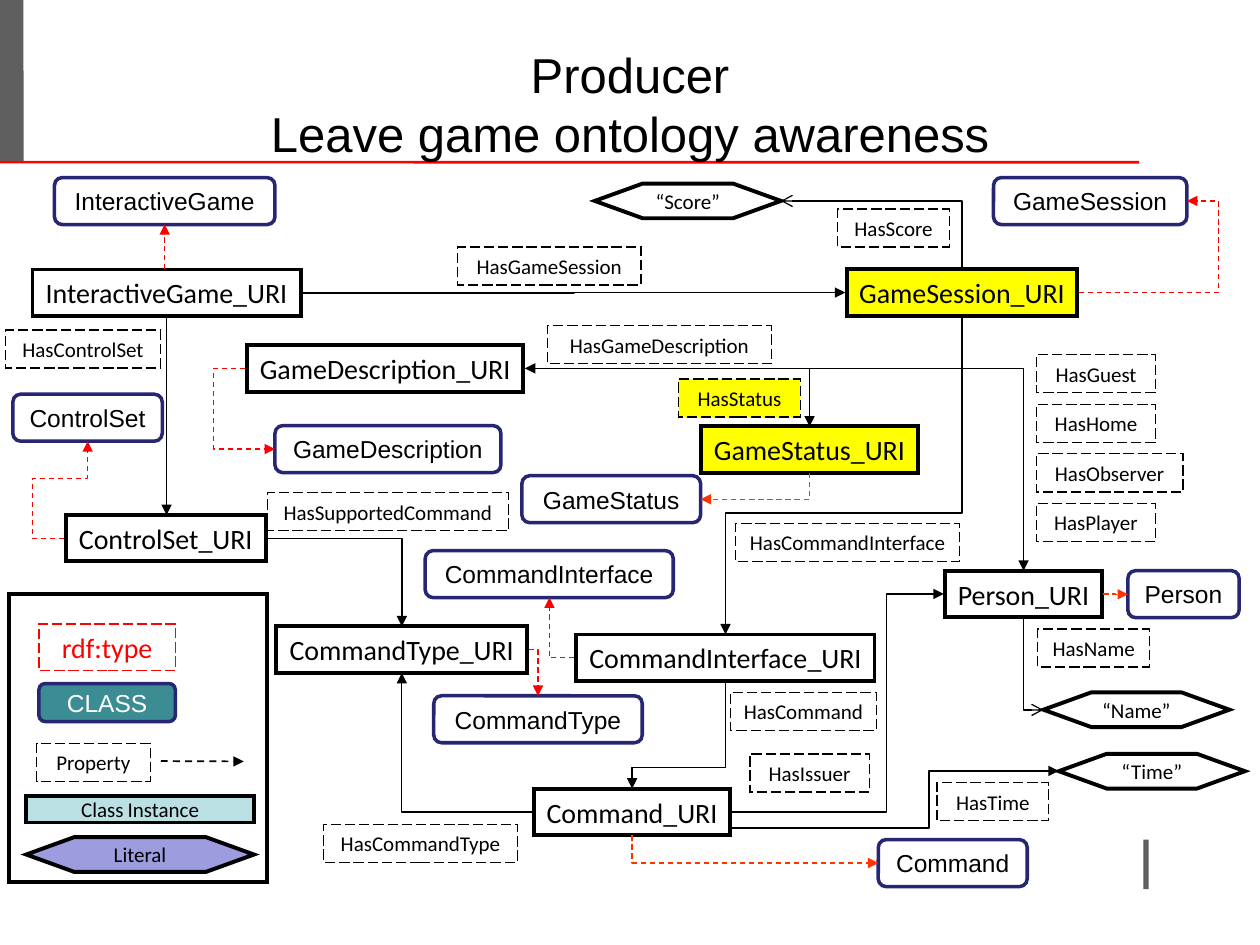
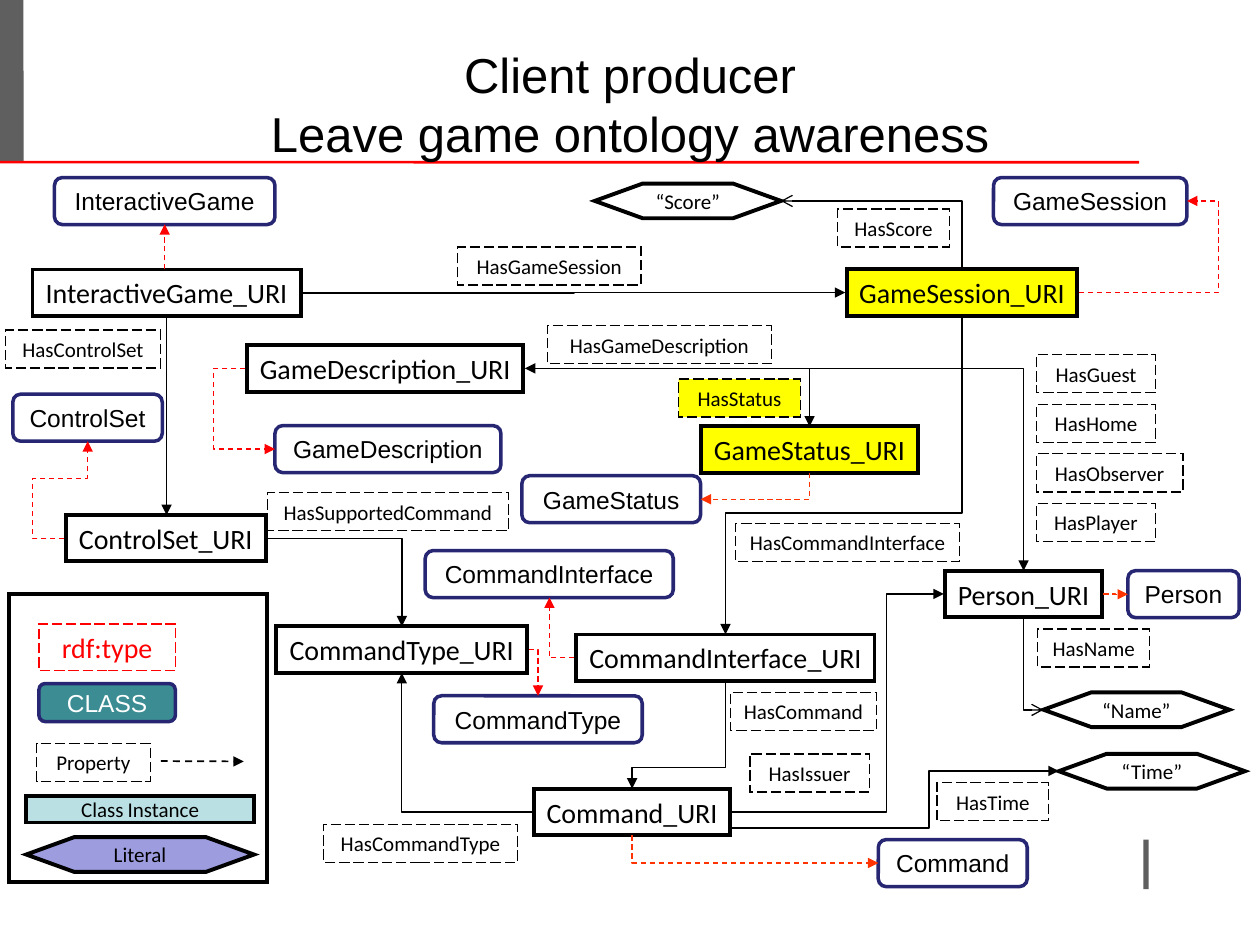
Before and after one commit to LeoIannacone/Rock-Paper-Scissors-Lizard-Spock, a slide deck: slide 23 of doc/ProjectTemplate.ppt (slide 22 before the commit). Drawn at 1260x945 pixels with LibreOffice and Linux fonts; fonts in the diff are those of the drawing; background and template pictures are left out. Boxes give left, top, right and bottom in pixels: in the first picture for what was removed or moved away, otherwise in the second. Text is boxed around its words. In the diff, an @@ line names an element or a change of style, - is before the commit and + after.

```diff
--- a/doc/ProjectTemplate.ppt
+++ b/doc/ProjectTemplate.ppt
@@ text at <box>464,57,796,103</box>: text changed @@
-Producer
+Client producer
```
Also in this commit, not shown: 13 other slides changed, 4 slides added, 1 other file.
